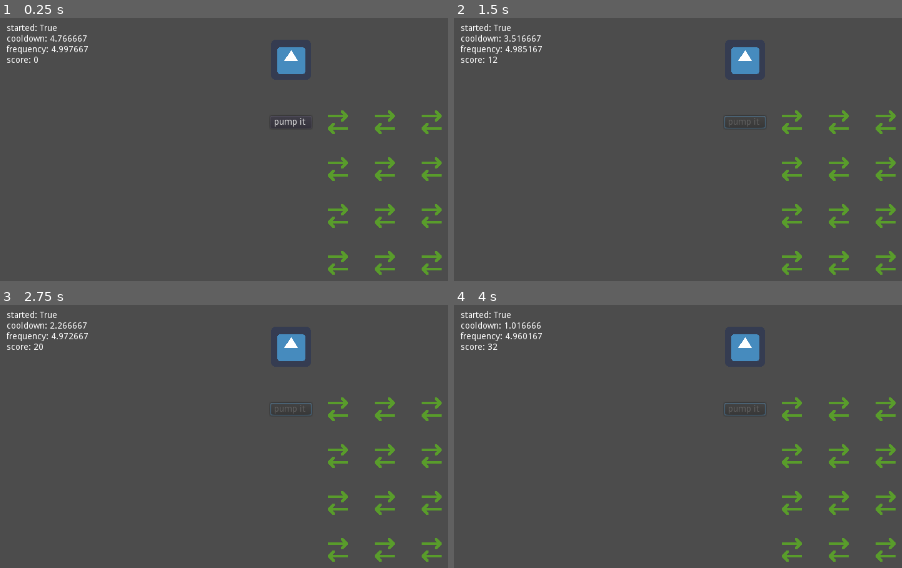
Above: before the commit, frames 1-4 (two rows, left to right).
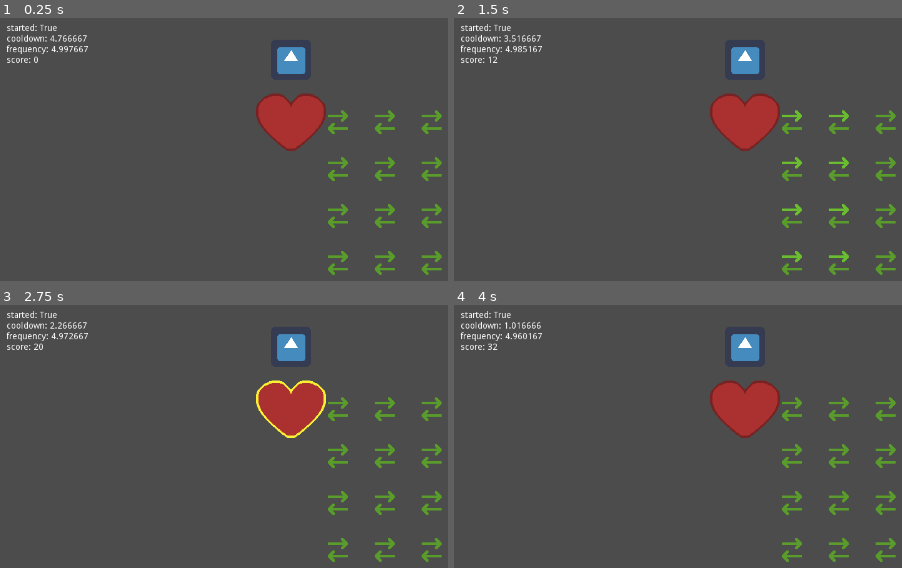
Above: after the commit, the same moments.

Repository: bitwise-aiden/gwj30
Game: Godot game, scene res://source/main.tscn
Two runs of this game, one before a commit and one after it. Both use one fixed random seed, a clock stepped at 60 frames per second and the inputs below. The engine's default icon, where the game draws it, is replaced by a stand-in: a white triangle on a blue panel in a dark square.
Inputs (mouse positions are in pixels of both pictures, inside the frame that each line leads up to):
- Up to frame 1 (0.25 s): no input
- Up to frame 2 (1.5 s): click (745, 123) at 0.5 s; click (745, 123) at 1.27 s
- Up to frame 3 (2.75 s): click (291, 410) at 2.02 s
- Up to frame 4 (4 s): move the mouse to (790, 402) at 2.77 s; press the mouse at (790, 402) at 2.78 s; move the mouse to (839, 402) at 3.52 s; release the mouse at (839, 402) at 3.53 s; click (839, 402) at 3.6 s

The runs differ from the first frame. In frame 1, 2.5% of the frame differs, in the area x 57-73%, y 28-51%; in frame 2, 2.9%, in the area x 57-89%, y 28-93%; in frame 3, 2.5%; in frame 4, 2.5%.

Commit message:
Update heart button in game

Diff:
--- a/source/circulation/heart.tscn
+++ b/source/circulation/heart.tscn
@@ -1,20 +1,24 @@
-[gd_scene load_steps=3 format=2]
+[gd_scene load_steps=5 format=2]
 
 [ext_resource path="res://source/circulation/heart.gd" type="Script" id=1]
-[ext_resource path="res://assets/music/heartbeat.ogg" type="AudioStream" id=2]
+[ext_resource path="res://assets/audio/heartbeat.ogg" type="AudioStream" id=2]
+[ext_resource path="res://assets/art/heart_normal.png" type="Texture" id=3]
+[ext_resource path="res://assets/art/heart_hover.png" type="Texture" id=4]
 
 [node name="heart" type="Node2D"]
 script = ExtResource( 1 )
 
-[node name="button" type="Button" parent="."]
-margin_left = -33.0
-margin_top = -10.0
-margin_right = 33.0
-margin_bottom = 10.0
-text = "pump it "
+[node name="button" type="TextureButton" parent="."]
+margin_left = -57.0
+margin_top = -47.0
+margin_right = 57.0
+margin_bottom = 47.0
+texture_normal = ExtResource( 3 )
+texture_hover = ExtResource( 4 )
 __meta__ = {
 "_edit_use_anchors_": false
 }
 
 [node name="heartbeat" type="AudioStreamPlayer" parent="."]
 stream = ExtResource( 2 )
+bus = "Sound Effects"
